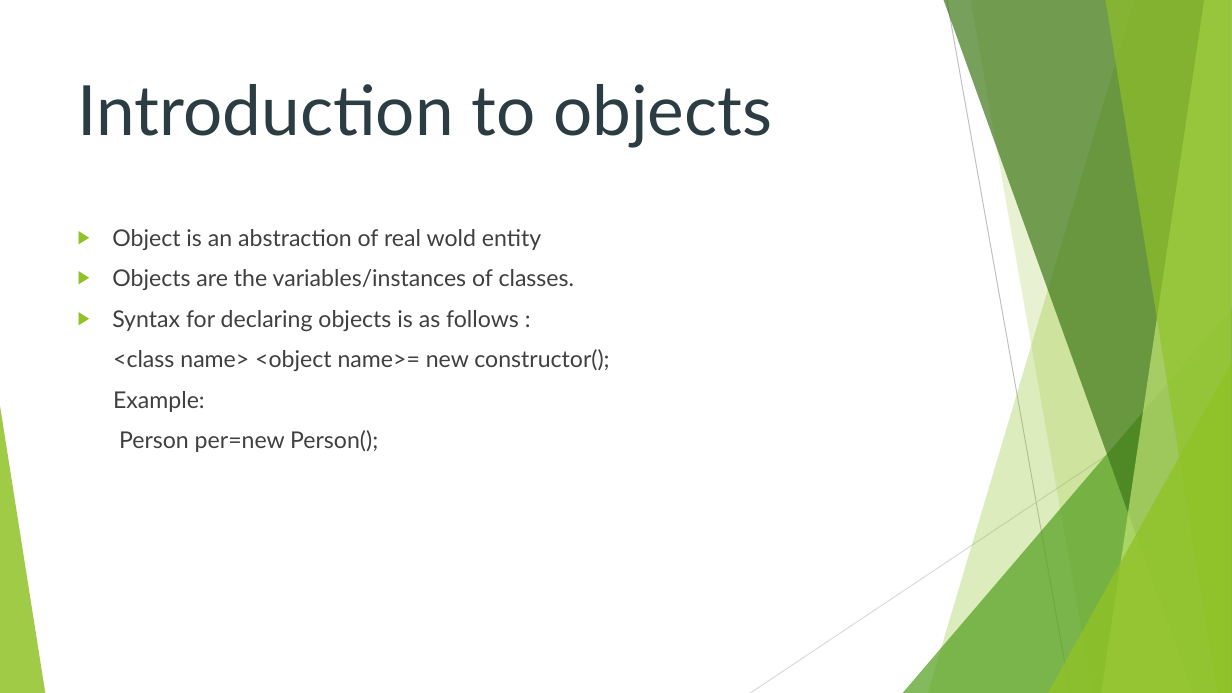
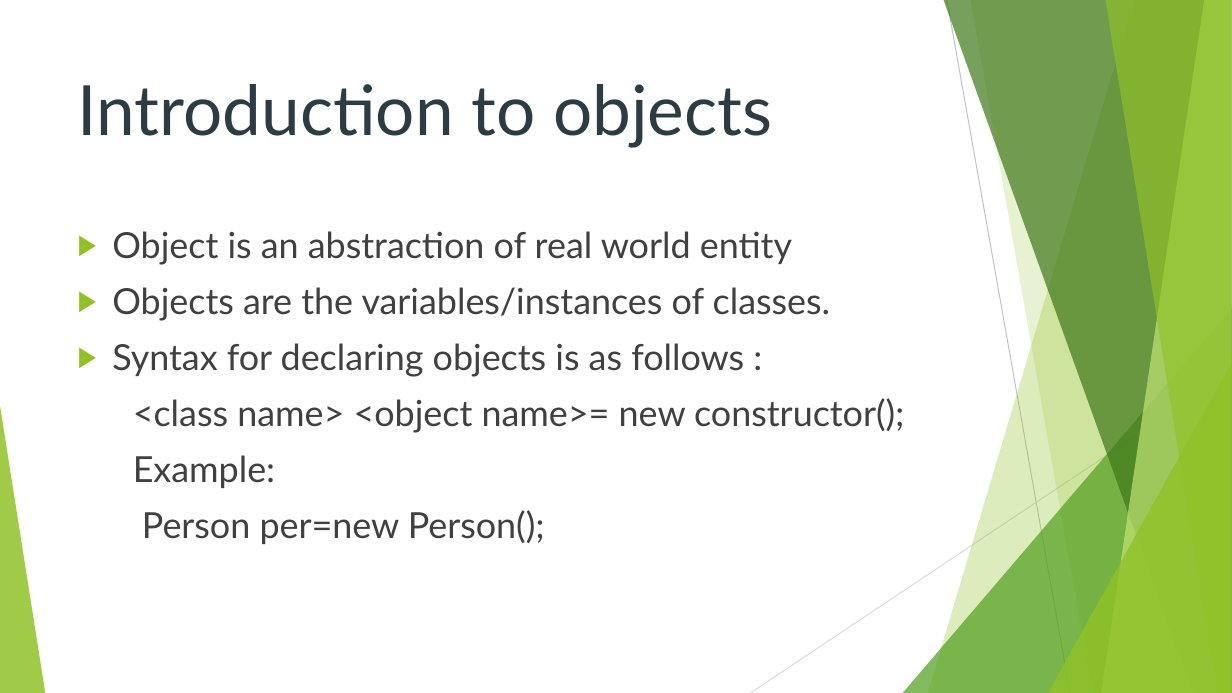
Before and after one commit to shivamsingh7455/DataStructure, a slide deck: slide 8 of Presentation 1.pptx. Drawn at 1232x693 pixels with LibreOffice and Linux fonts; fonts in the diff are those of the drawing. Boxes give left, top, right and bottom in pixels: in the first picture for what was removed or moved away, otherwise in the second. Text is boxed around its words. In the diff, an @@ line names an element or a change of style, - is before the commit and + after.

```diff
--- a/Presentation 1.pptx
+++ b/Presentation 1.pptx
@@ text at box(112, 231, 792, 265): text changed; size 18 to 28 pt @@
-▶ Object is an abstraction of real wold entity
+▶ Object is an abstraction of real world entity
@@ text at box(112, 287, 904, 544): size 18 to 28 pt in "Objects are the variables/instances of classes.", "Syntax for declaring objects is as follows ...", "<class name> <object name>= new constructor();", "Example:" and 1 more places @@
```
Also in this commit, not shown: 4 other slides changed, 3 slides added, 2 slides removed.
